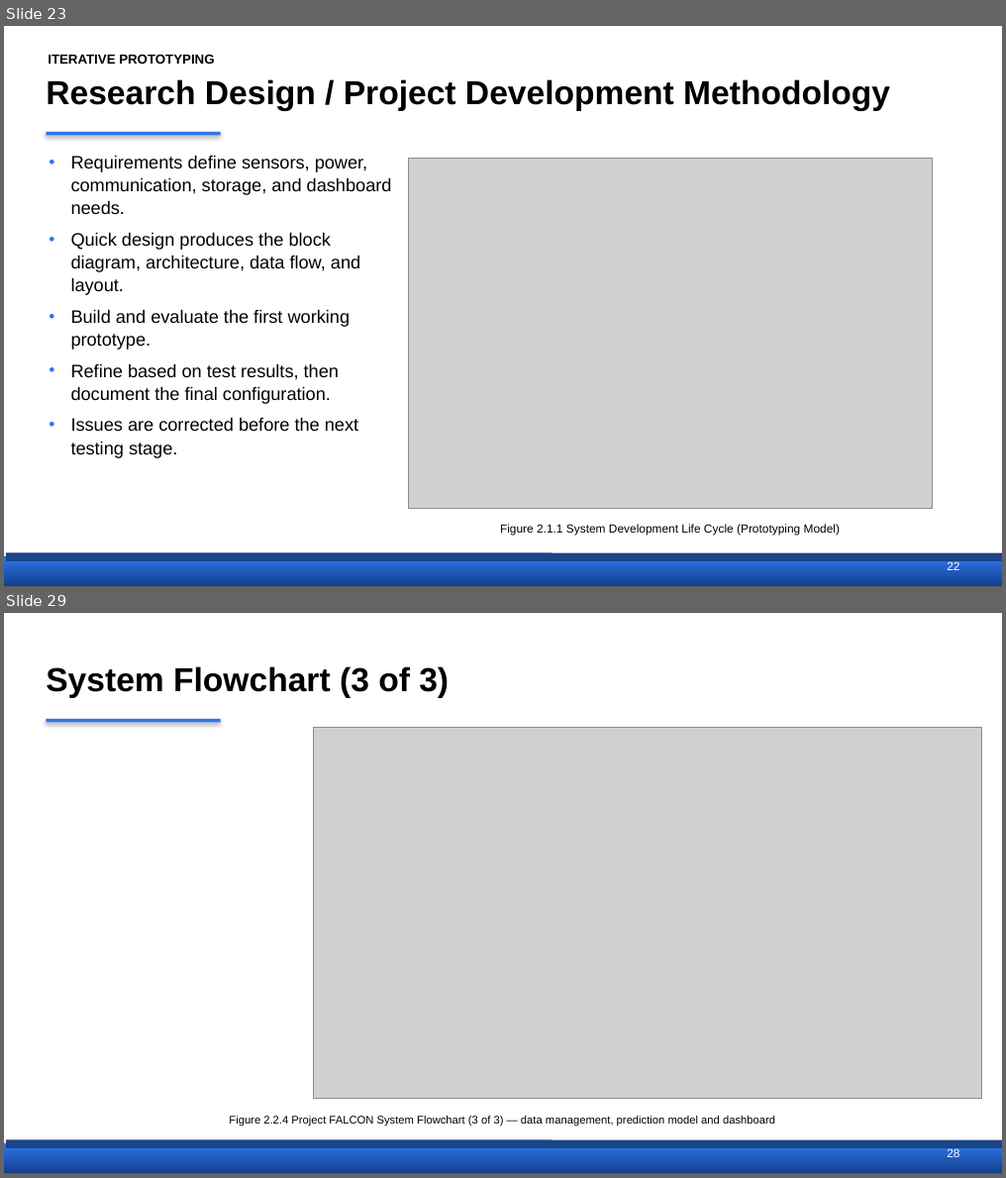
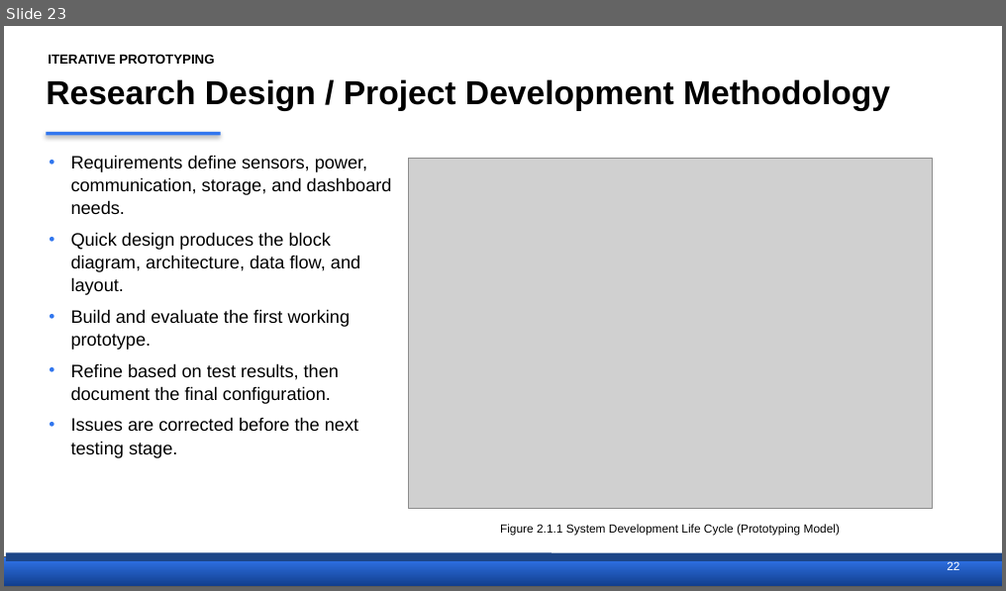
Before and after one commit to Ruzz-1010/Project-FALCON-01, a slide deck: THESIS DOCUMENTATION/FALCON_Proposal_Defense_Short.pptx. Shown one above the other, each under a label of ours: slides 23 and 29 before the commit, slide 23 after it; the slides between them are not shown. The pictures are 1006x1178 and 1006x591 pixels, drawn with LibreOffice and Linux fonts; fonts in the diff are those of the drawing; grey boxes stand for pictures. Boxes give left, top, right and bottom in pixels: in the first picture for what was removed or moved away, otherwise in the second. Text is boxed around its words. In the diff, an @@ line names an element or a change of style, - is before the commit and + after.

```diff
--- a/THESIS DOCUMENTATION/FALCON_Proposal_Defense_Short.pptx
+++ b/THESIS DOCUMENTATION/FALCON_Proposal_Defense_Short.pptx
@@ slide 29 removed at [4, 613, 1002, 1174], background #FFFFFF @@
@@ title removed at [46, 666, 449, 698] @@
-System Flowchart (3 of 3)
@@ rectangle removed at [46, 719, 221, 723] @@
@@ picture removed at [313, 728, 982, 1099] @@
@@ text removed at [229, 1116, 775, 1126] @@
-Figure 2.2.4 Project FALCON System Flowchart (3 of 3) — data management, prediction model and dashboard
@@ rectangle removed at [4, 1144, 1002, 1173] @@
@@ line removed from (6, 1144) to (1002, 1145) @@
@@ text removed at [946, 1148, 959, 1157] @@
-28
```
Also in this commit, not shown: 26 slides changed, 1 other slide removed, 3 other files.
